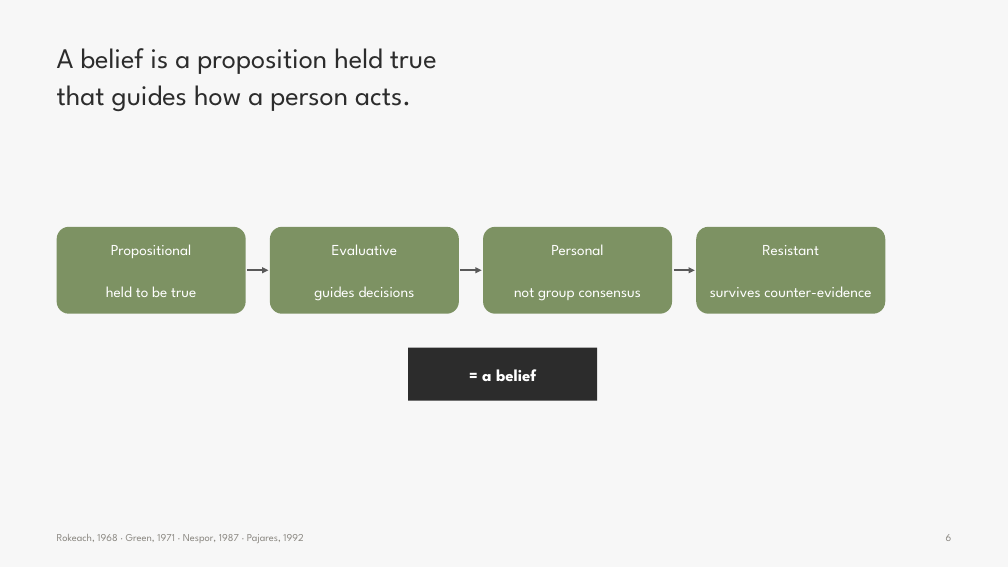
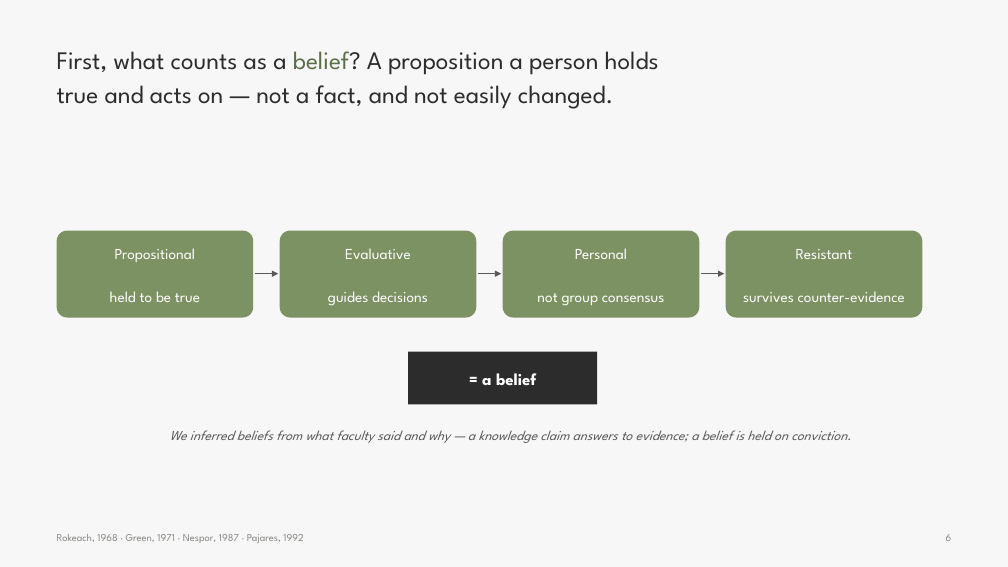
Before and after one commit to 7ahra/resnet_exploration, a slide deck: slide 6 of bcce_2026_faculty_beliefs/BCCE2026_faculty_beliefs.pptx. Drawn at 1008x567 pixels with LibreOffice and Linux fonts; fonts in the diff are those of the drawing; background and template pictures are left out. Boxes give left, top, right and bottom in pixels: in the first picture for what was removed or moved away, otherwise in the second. Text is boxed around its words. In the diff, an @@ line names an element or a change of style, - is before the commit and + after.

```diff
--- a/bcce_2026_faculty_beliefs/BCCE2026_faculty_beliefs.pptx
+++ b/bcce_2026_faculty_beliefs/BCCE2026_faculty_beliefs.pptx
@@ text at (x1=57, y1=51, x2=659, y2=109): text changed; size 27 to 24 pt @@
-A belief is a proposition held true
-that guides how a person acts.
+First, what counts as a belief? A proposition a person holds
+true and acts on — not a fact, and not easily changed.
@@ rounded rectangle resized from (x1=57, y1=227, x2=246, y2=314) to (x1=57, y1=231, x2=253, y2=318) @@
@@ rounded rectangle resized from (x1=270, y1=227, x2=459, y2=314) to (x1=280, y1=231, x2=476, y2=318) @@
@@ text "Evaluative" moved from (x1=314, y1=244, x2=415, y2=301) to (x1=328, y1=248, x2=428, y2=306) @@
@@ rounded rectangle resized from (x1=483, y1=227, x2=672, y2=314) to (x1=503, y1=231, x2=699, y2=318) @@
@@ text "Personal" moved from (x1=514, y1=244, x2=641, y2=301) to (x1=537, y1=248, x2=664, y2=306) @@
@@ proportions changed in 4 elements at (x1=57, y1=231, x2=253, y2=318), (x1=280, y1=231, x2=476, y2=318), (x1=503, y1=231, x2=699, y2=318), (x1=726, y1=231, x2=923, y2=318) @@
@@ rounded rectangle resized from (x1=696, y1=227, x2=885, y2=314) to (x1=726, y1=231, x2=923, y2=318) @@
@@ line spacing 1.02 to 1.05 in 5 elements at (x1=482, y1=373, x2=536, y2=385), (x1=110, y1=248, x2=200, y2=302), (x1=328, y1=248, x2=428, y2=306), (x1=537, y1=248, x2=664, y2=306), (x1=743, y1=249, x2=905, y2=302) @@
@@ text "Resistant" moved from (x1=710, y1=245, x2=871, y2=297) to (x1=743, y1=249, x2=905, y2=302) @@
@@ arrow moved from (247, 271) - (268, 271) to (255, 274) - (278, 274) @@
@@ arrow moved from (461, 271) - (482, 271) to (478, 274) - (501, 274) @@
@@ arrow moved from (674, 271) - (695, 271) to (701, 274) - (724, 274) @@
@@ rectangle moved from (x1=408, y1=348, x2=597, y2=401) to (x1=408, y1=352, x2=597, y2=405) @@
@@ text added at (x1=170, y1=430, x2=851, y2=443), 13 pt, text #595959, italic @@
+We inferred beliefs from what faculty said and why — a knowledge claim answers to evidence; a belief is held on conviction.
```
Also in this commit, not shown: 9 other slides changed, 5 slides added, 6 slides removed, 3 other files.
